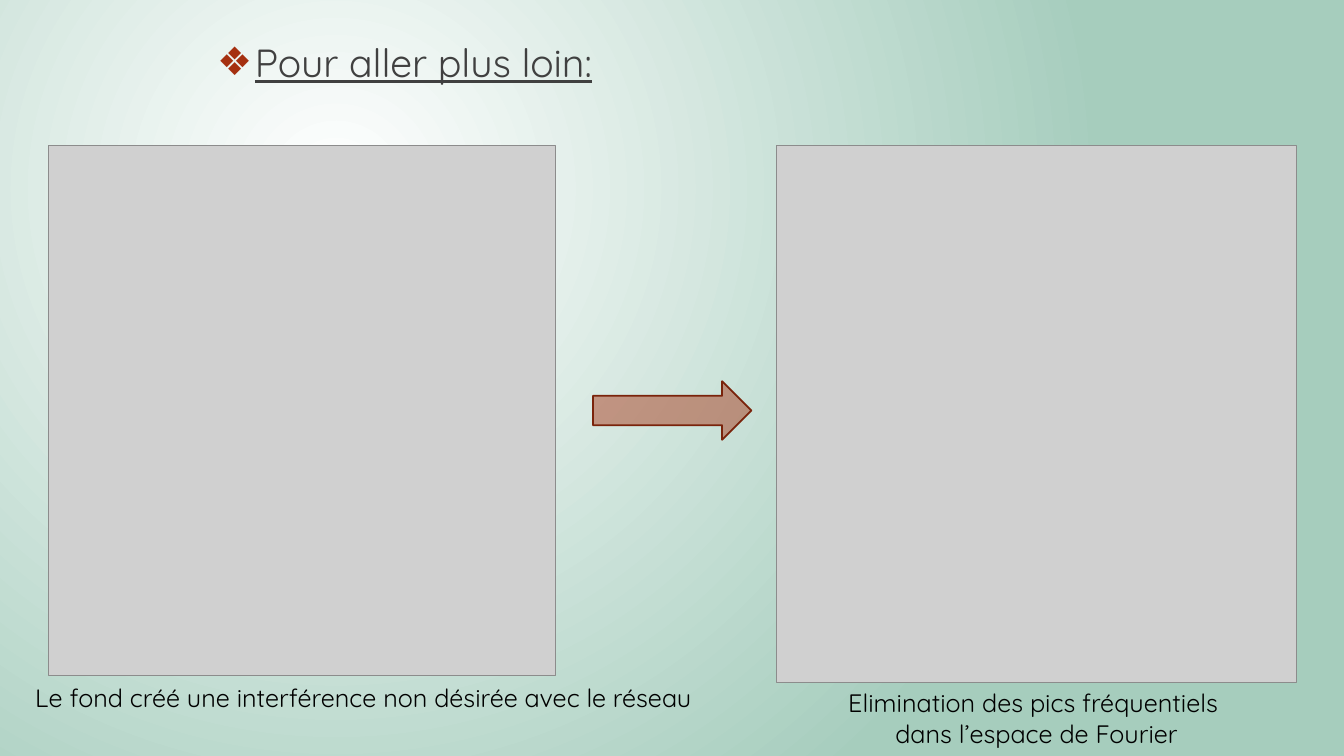
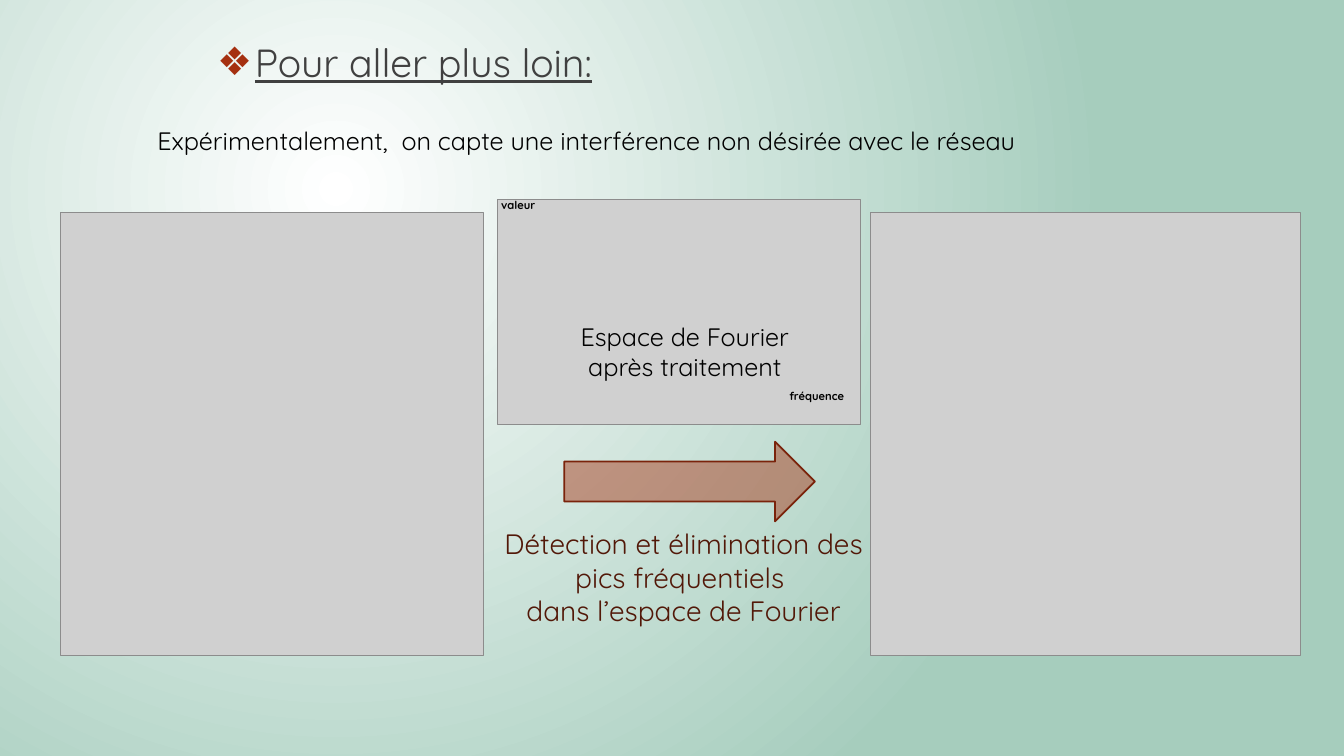
Before and after one commit to Killian-Herveau/PIMS, a slide deck: slide 16 of Pres_Avril/PresentationPIMSAvrilA.pptx. Drawn at 1344x756 pixels with LibreOffice and Linux fonts; fonts in the diff are those of the drawing; grey boxes stand for pictures. Boxes give left, top, right and bottom in pixels: in the first picture for what was removed or moved away, otherwise in the second. Text is boxed around its words. In the diff, an @@ line names an element or a change of style, - is before the commit and + after.

```diff
--- a/Pres_Avril/PresentationPIMSAvrilA.pptx
+++ b/Pres_Avril/PresentationPIMSAvrilA.pptx
@@ text at (157,131,1015,155): text changed @@
-Le fond créé une interférence non désirée avec le réseau
+Expérimentalement, on capte une interférence non désirée avec le réseau
@@ picture added at (498,200,861,423) @@
@@ text added at (501,199,535,209), 8 pt, text #000000, bold @@
+valeur
@@ picture: place and size @@
-picture at (49,145,556,676)
+picture at (60,213,484,656)
@@ picture: place and size @@
-picture at (776,145,1298,683)
+picture at (871,213,1301,656)
@@ text added at (581,327,789,381), 18 pt, text #000000 @@
+Espace de Fourier
+après traitement
@@ text added at (789,391,844,402), 8 pt, text #000000, bold @@
+fréquence
@@ right arrow: place and size @@
-right arrow at (593,381,751,440)
+right arrow at (565,442,816,521)
@@ text at (504,533,863,627): text changed; size 18 to 20 pt; text colour #000000 to #521808 @@
-Elimination des pics fréquentiels
-dans l’espace de Fourier
+Détection et élimination des pics fréquentiels
+dans l’espace de Fourier
```
Also in this commit, not shown: 1 other slide changed, 3 other files.
